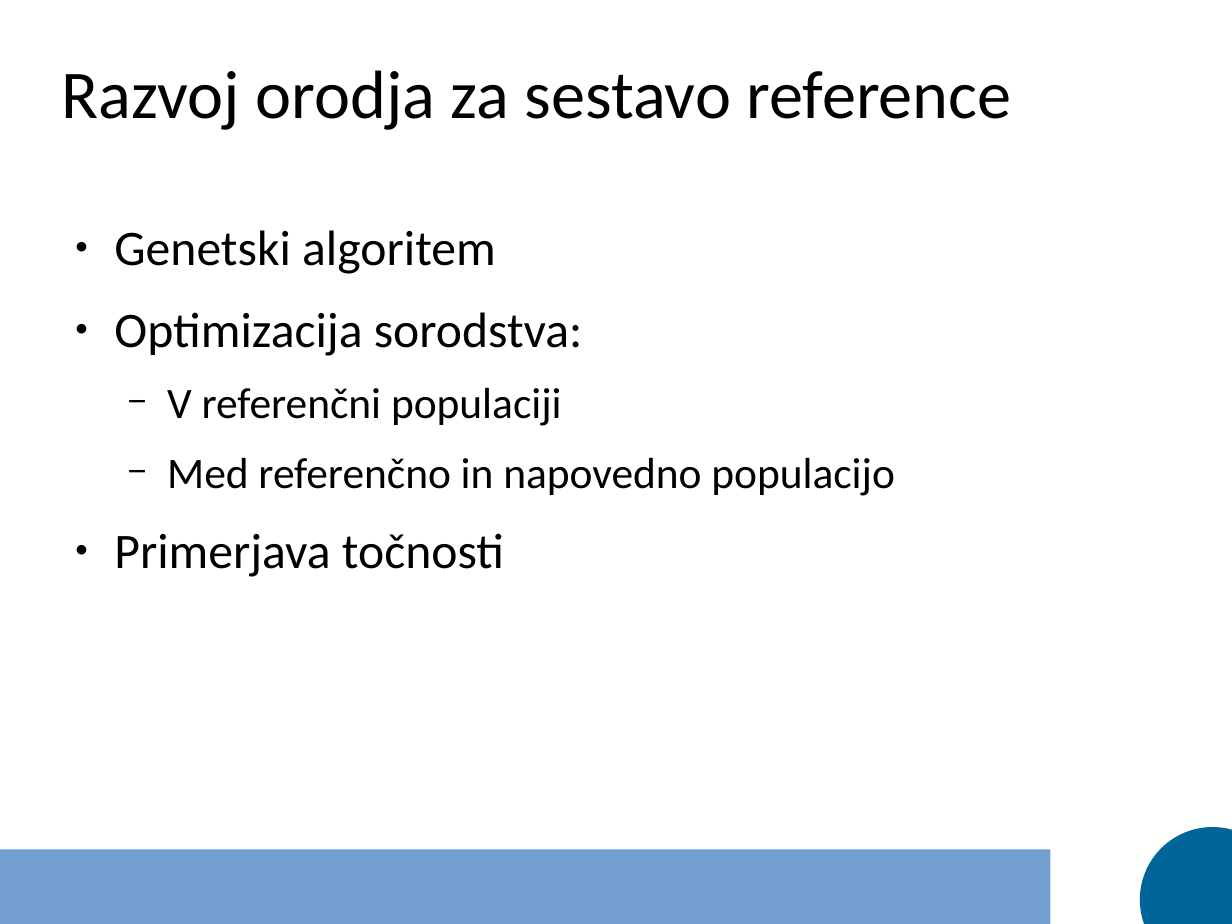
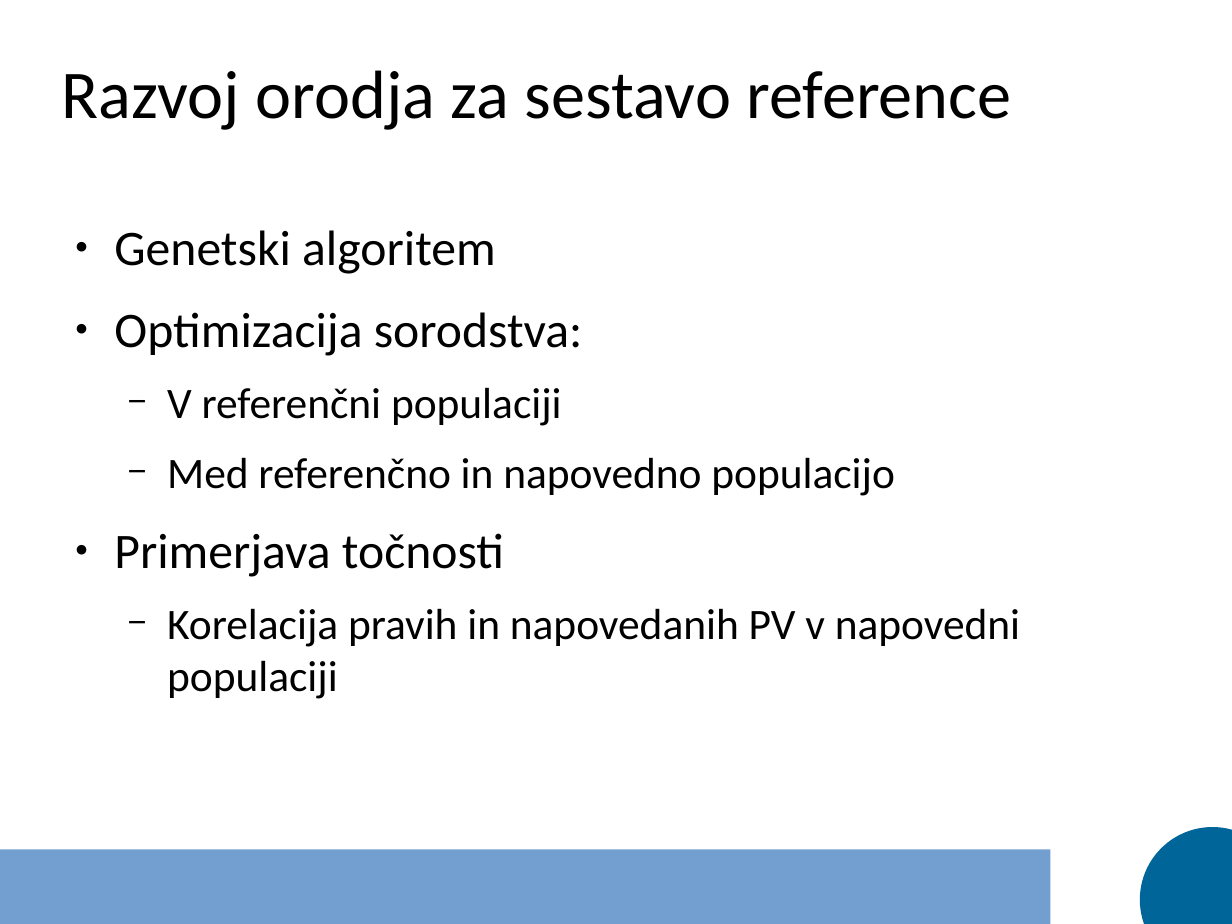
Before and after one commit to janaobsteter/Genotype_CODES, a slide deck: slide 24 of Predstavitev_dispozicija.odp (slide 22 before the commit). Drawn at 1232x924 pixels with LibreOffice and Linux fonts; fonts in the diff are those of the drawing. Boxes give left, top, right and bottom in pixels: in the first picture for what was removed or moved away, otherwise in the second. Text is boxed around its words. In the diff, an @@ line names an element or a change of style, - is before the commit and + after.

```diff
--- a/Predstavitev_dispozicija.odp
+++ b/Predstavitev_dispozicija.odp
@@ text at (167,608,1020,699): paragraph added @@
+  − Korelacija pravih in napovedanih PV v napovedni populaciji
```
Also in this commit, not shown: 6 other slides changed, 3 slides added, 6 other files.
